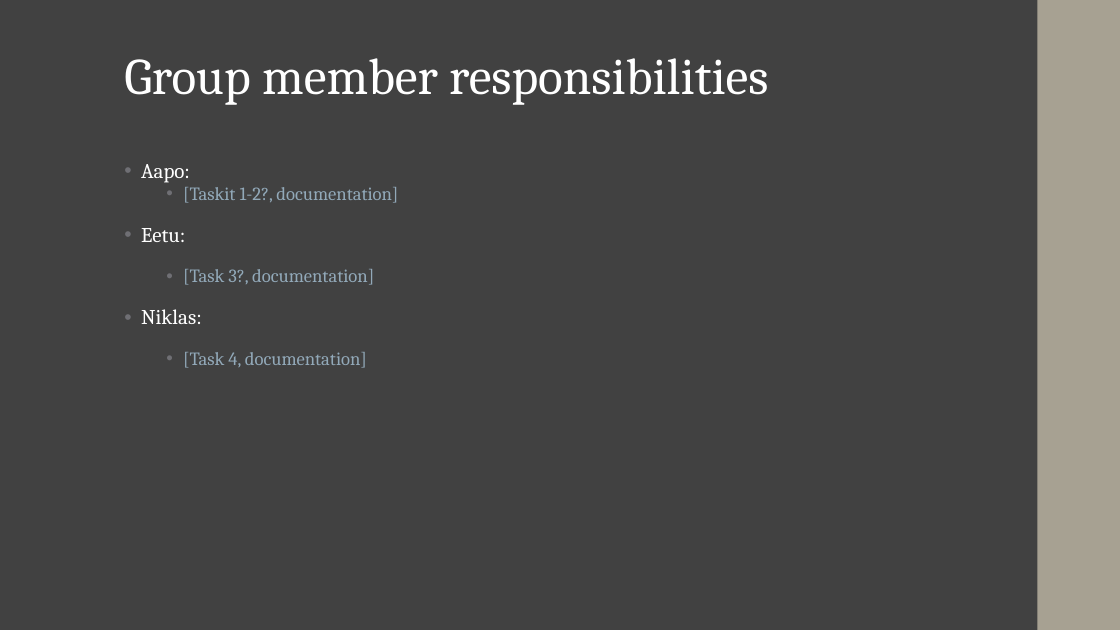
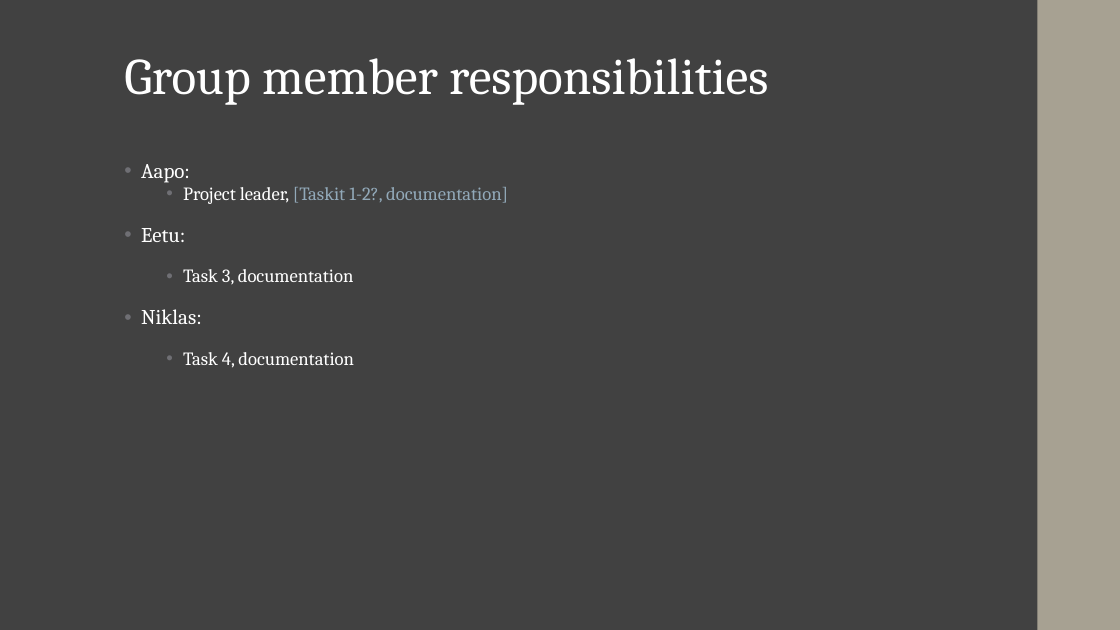
Before and after one commit to niriikon/NLTP_ProjectNo2, a slide deck: slide 4 of docs/Project_Presentation.pptx. Drawn at 1120x630 pixels with LibreOffice and Linux fonts; fonts in the diff are those of the drawing. Boxes give left, top, right and bottom in pixels: in the first picture for what was removed or moved away, otherwise in the second. Text is boxed around its words. In the diff, an @@ line names an element or a change of style, - is before the commit and + after.

```diff
--- a/docs/Project_Presentation.pptx
+++ b/docs/Project_Presentation.pptx
@@ text at (183,187,508,204): text changed @@
-  • [Taskit 1-2?, documentation]
+  • Project leader, [Taskit 1-2?, documentation]
@@ text at (183,269,354,285): text changed; text colour #92A9B9 to #FFFFFF @@
-  • [Task 3?, documentation]
+  • Task 3, documentation
@@ text at (183,352,354,368): text changed; text colour #92A9B9 to #FFFFFF @@
-  • [Task 4, documentation]
+  • Task 4, documentation
```
Also in this commit, not shown: 2 other slides changed, 10 other files.
